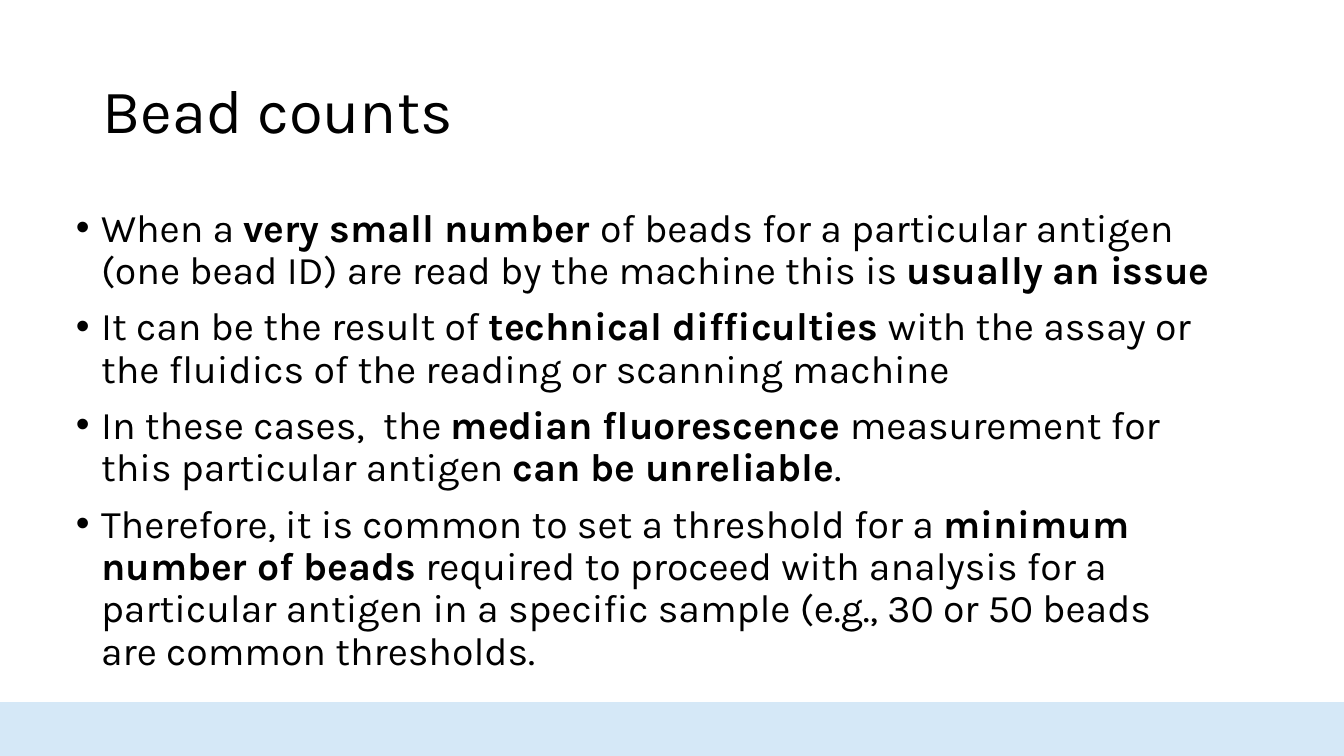
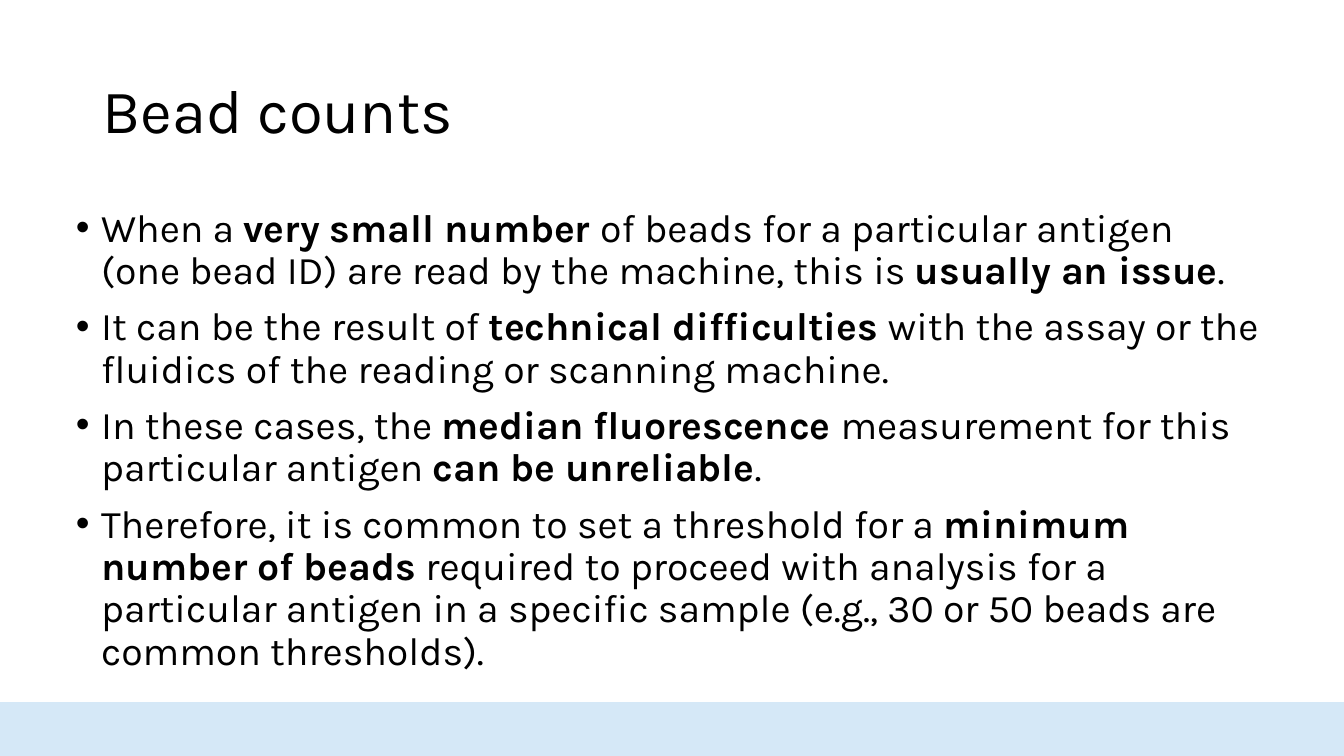
Before and after one commit to HopkinsIDD/seroanalytics_workshop, a slide deck: slide 14 of Part 3/Lecture 3.pptx. Drawn at 1344x756 pixels with LibreOffice and Linux fonts; fonts in the diff are those of the drawing; background and template pictures are left out. Boxes give left, top, right and bottom in pixels: in the first picture for what was removed or moved away, otherwise in the second. Text is boxed around its words. In the diff, an @@ line names an element or a change of style, - is before the commit and + after.

Commit message:
lecture 3

```diff
--- a/Part 3/Lecture 3.pptx
+++ b/Part 3/Lecture 3.pptx
@@ text at (101,215,1258,393): text changed @@
-• When a very small number of beads for a particular antigen (one bead ID) are read by the machine this is usually an issue
-• It can be the result of technical difficulties with the assay or the fluidics of the reading or scanning machine
+• When a very small number of beads for a particular antigen (one bead ID) are read by the machine, this is usually an issue.
+• It can be the result of technical difficulties with the assay or the fluidics of the reading or scanning machine.
@@ text at (101,510,1216,670): text changed @@
-• Therefore, it is common to set a threshold for a minimum number of beads required to proceed with analysis for a particular antigen in a specific sample (e.g., 30 or 50 beads are common thresholds.
+• Therefore, it is common to set a threshold for a minimum number of beads required to proceed with analysis for a particular antigen in a specific sample (e.g., 30 or 50 beads are common thresholds).
```
Also in this commit, not shown: 21 other slides changed, 2 other files.
